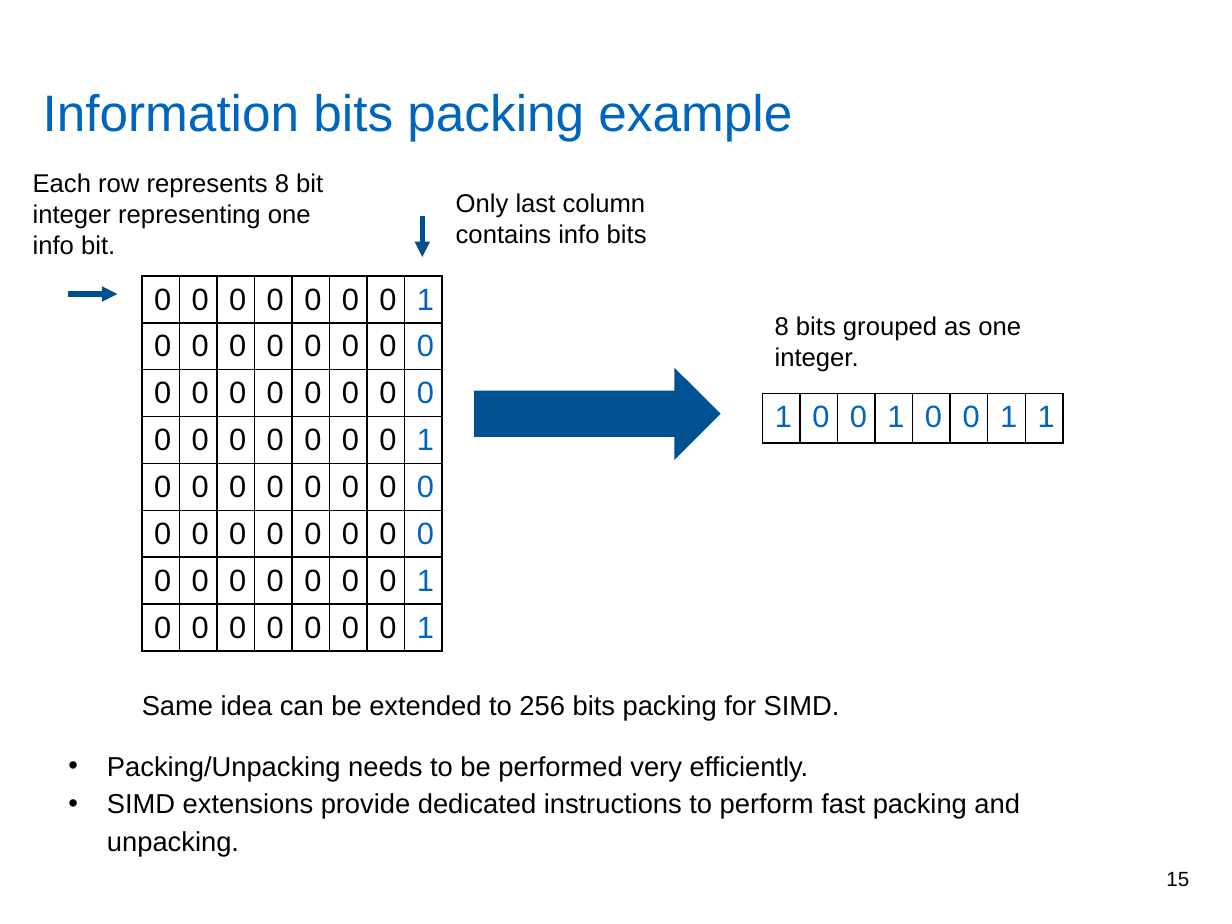
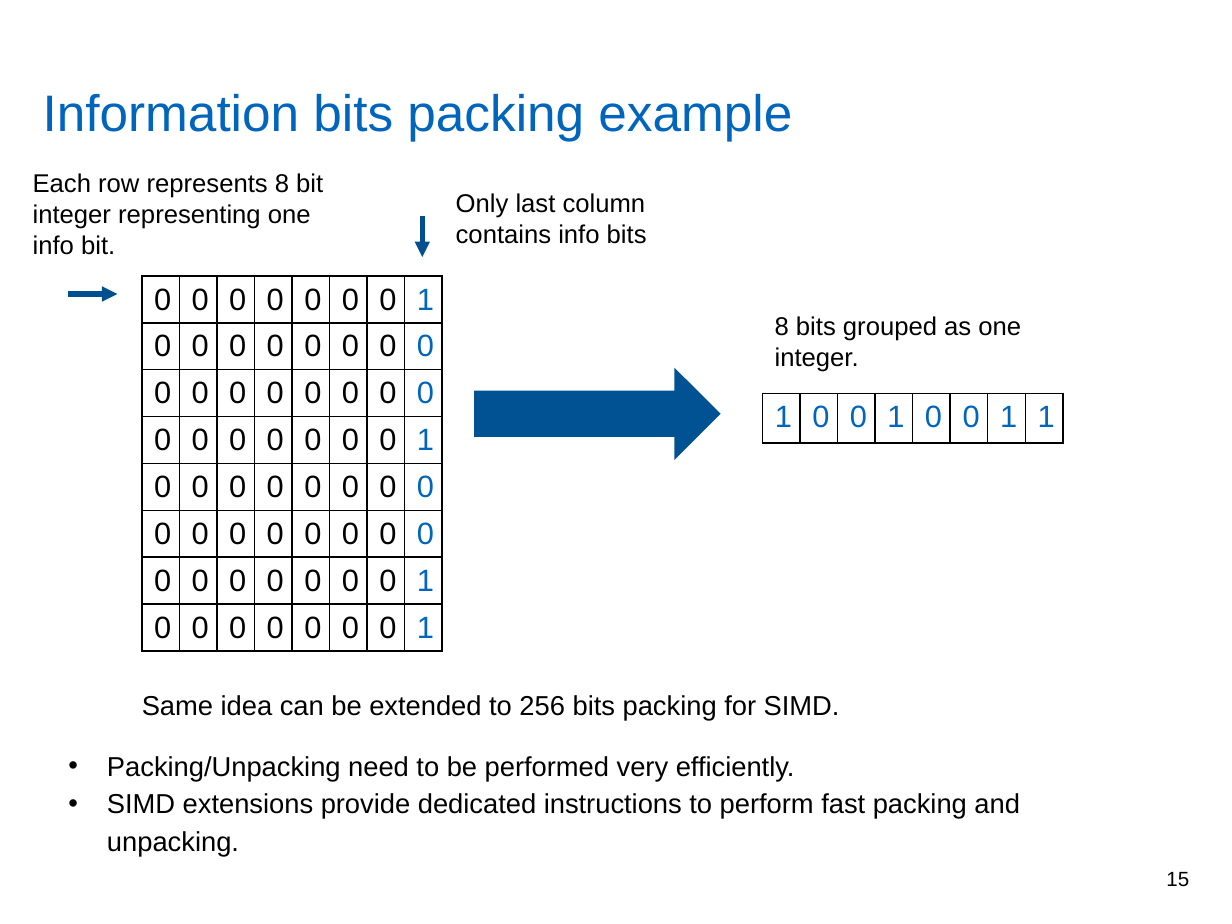
Before and after one commit to yadhu1961/thesis_5GPolorCodes, a slide deck: slide 15 of final_presentation/finalPpt1.1.pptx. Drawn at 1232x924 pixels with LibreOffice and Linux fonts; fonts in the diff are those of the drawing; background and template pictures are left out. Boxes give left, top, right and bottom in pixels: in the first picture for what was removed or moved away, otherwise in the second. Text is boxed around its words. In the diff, an @@ line names an element or a change of style, - is before the commit and + after.

```diff
--- a/final_presentation/finalPpt1.1.pptx
+++ b/final_presentation/finalPpt1.1.pptx
@@ text at (107,756,795,782): text changed @@
-• Packing/Unpacking needs to be performed very efficiently.
+• Packing/Unpacking need to be performed very efficiently.
```
Also in this commit, not shown: 13 other slides changed, 2 other files.
